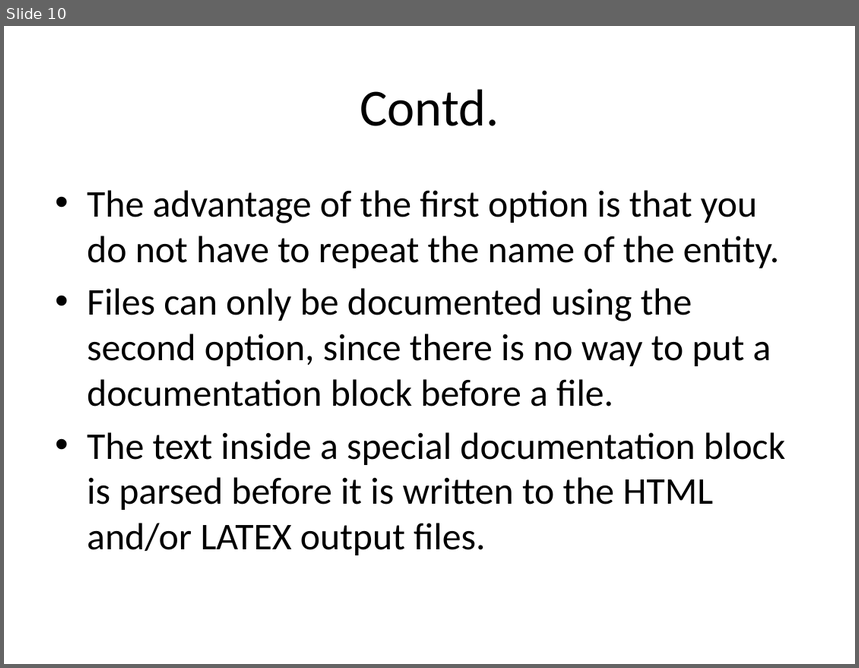
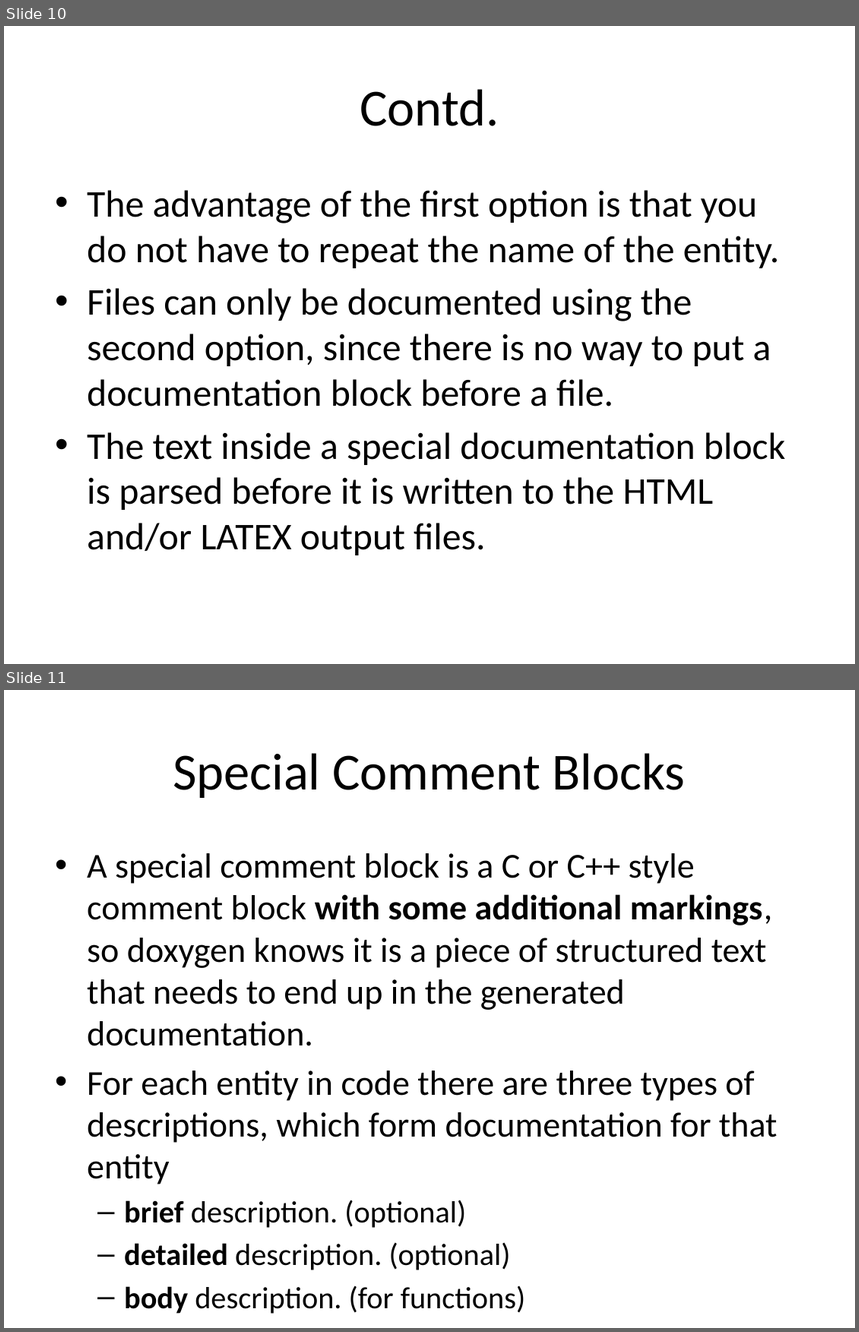
Before and after one commit to rongpt/trygit, a slide deck: Doxygen.pptx. Shown one above the other, each under a label of ours: slide 10 before the commit, slides 10 and 11 after it. The pictures are 859x668 and 859x1332 pixels, drawn with LibreOffice and Linux fonts; fonts in the diff are those of the drawing. Boxes give left, top, right and bottom in pixels: in the first picture for what was removed or moved away, otherwise in the second. Text is boxed around its words. In the diff, an @@ line names an element or a change of style, - is before the commit and + after.

```diff
--- a/Doxygen.pptx
+++ b/Doxygen.pptx
@@ slide 11 added at bbox=[4, 690, 855, 1328], background #FFFFFF @@
@@ title added at bbox=[173, 753, 685, 798], 44 pt, text #000000 @@
+Special Comment Blocks
@@ text added at bbox=[87, 853, 778, 1271], 29.6 pt, text #000000 @@
+• A special comment block is a C or C++ style comment block with some additional markings, so doxygen knows it is a piece of structured text that needs to end up in the generated documentation.
+• For each entity in code there are three types of descriptions, which form documentation for that entity
+  – brief description. (optional)
+  – detailed description. (optional)
+  – body description. (for functions)
```
Also in this commit, not shown: 9 other slides added, 1 slide removed.
